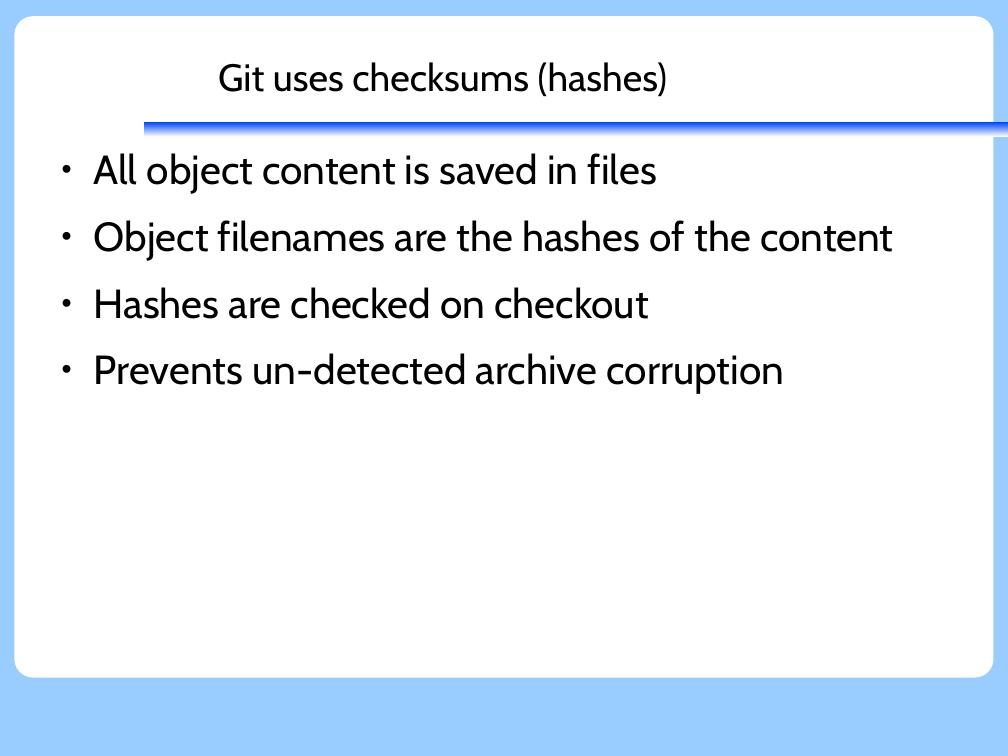
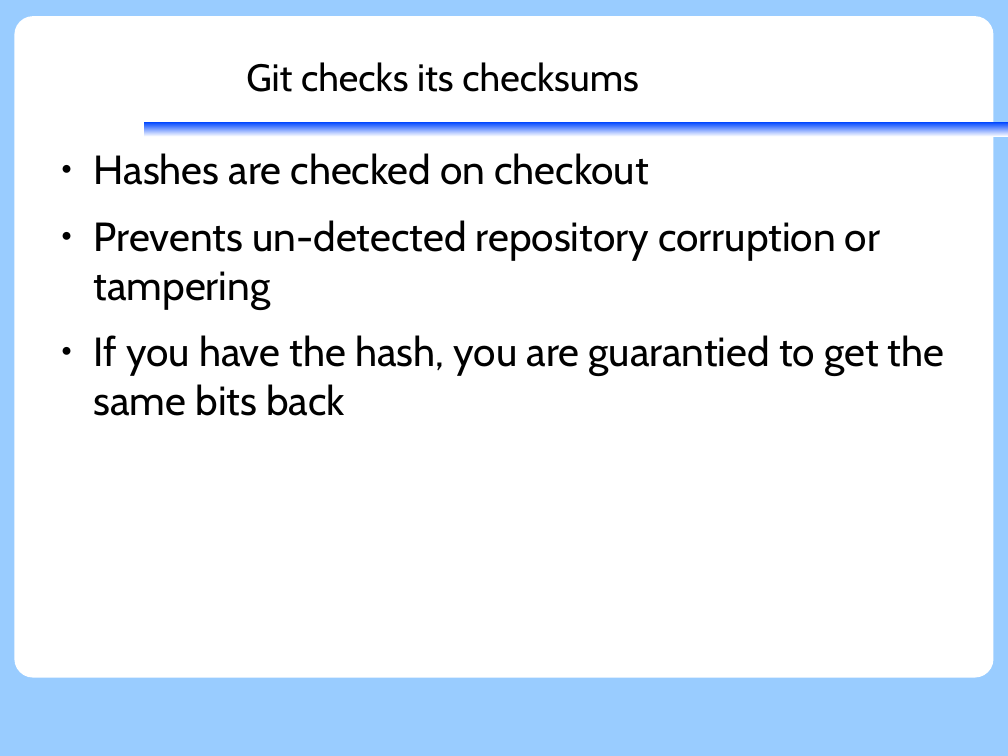
Before and after one commit to KennethNielsen/presentations, a slide deck: slide 22 of git/git.odp (slide 31 before the commit). Drawn at 1008x756 pixels with LibreOffice and Linux fonts; fonts in the diff are those of the drawing; background and template pictures are left out. Boxes give left, top, right and bottom in pixels: in the first picture for what was removed or moved away, otherwise in the second. Text is boxed around its words. In the diff, an @@ line names an element or a change of style, - is before the commit and + after.

```diff
--- a/git/git.odp
+++ b/git/git.odp
@@ title at (246, 62, 639, 92): text changed @@
-Git uses checksums (hashes)
+Git checks its checksums
@@ text at (94, 153, 893, 260): paragraphs removed @@
-● All object content is saved in files
-● Object filenames are the hashes of the content
@@ text at (94, 220, 945, 416): text changed @@
-● Prevents un-detected archive corruption
+● Prevents un-detected repository corruption or tampering
+● If you have the hash, you are guarantied to get the same bits back
```
Also in this commit, not shown: 19 other slides changed, 18 slides added, 7 slides removed.
